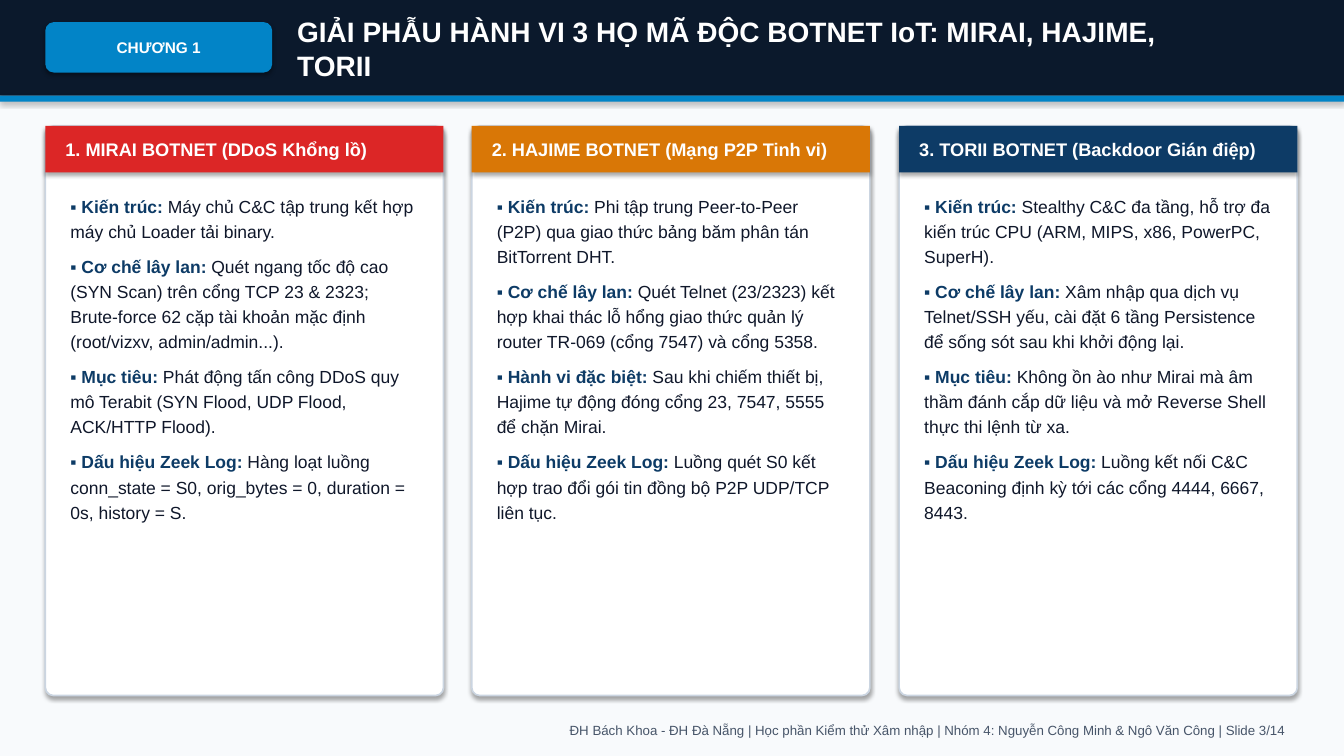
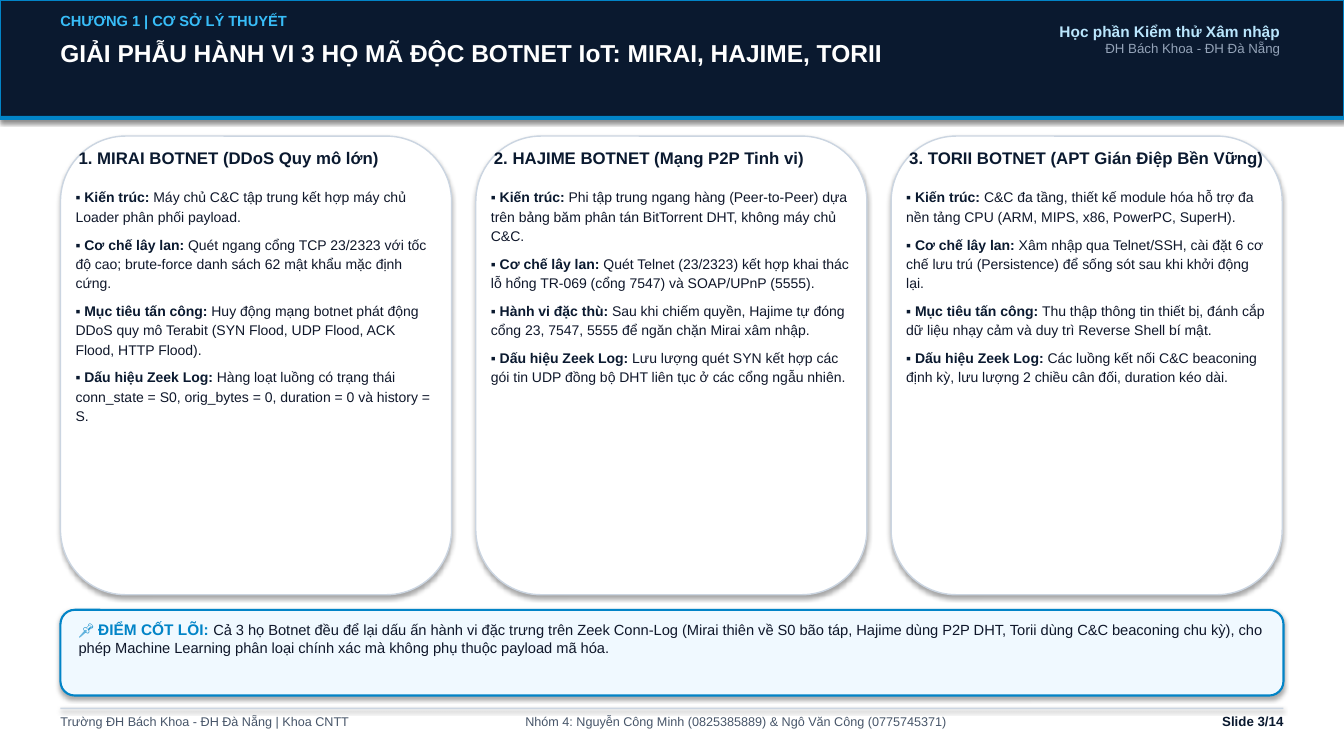
Before and after one commit to vcongggggg/iot-botnet-detection-ml, a slide deck: slide 3 of Slide_Thuyet_Trinh_IoT_Botnet_ML_Nhom4.pptx. Drawn at 1344x756 pixels with LibreOffice and Linux fonts; fonts in the diff are those of the drawing. Boxes give left, top, right and bottom in pixels: in the first picture for what was removed or moved away, otherwise in the second. Text is boxed around its words. In the diff, an @@ line names an element or a change of style, - is before the commit and + after.

```diff
--- a/Slide_Thuyet_Trinh_IoT_Botnet_ML_Nhom4.pptx
+++ b/Slide_Thuyet_Trinh_IoT_Botnet_ML_Nhom4.pptx
@@ background #F8FAFC to #FFFFFF @@
@@ rectangle: place and size @@
-rectangle at <box>0,0,1344,96</box>
+rectangle at <box>0,0,1344,119</box>
@@ rectangle at <box>0,0,1344,119</box>: fill #0B192C to #0A192F; outline none to #0284C7 1.5 pt @@
@@ text at <box>60,14,286,26</box>: text changed; size 11 to 10.5 pt; text colour #FFFFFF to #38BDF8 @@
-CHƯƠNG 1
+CHƯƠNG 1 | CƠ SỞ LÝ THUYẾT
@@ text "CHƯƠNG 1 | CƠ SỞ ...": place and size @@
-text "CHƯƠNG 1 | CƠ SỞ ..." at <box>45,22,272,73</box>
+text "CHƯƠNG 1 | CƠ SỞ ..." at <box>60,14,286,26</box>
@@ text "CHƯƠNG 1 | CƠ SỞ ..." at <box>60,14,286,26</box>: vertical alignment middle to top; fill #0284C7 to none; shadow off @@
@@ text at <box>1059,25,1280,56</box>: text changed; size 9.5 to 11 pt; text colour #475569 to #BAE6FD; bold on @@
-ĐH Bách Khoa - ĐH Đà Nẵng | Học phần Kiểm thử Xâm nhập | Nhóm 4: Nguyễn Công Minh & Ngô Văn Công | Slide 3/14
+Học phần Kiểm thử Xâm nhập
+ĐH Bách Khoa - ĐH Đà Nẵng
@@ text "GIẢI PHẪU HÀNH VI 3 ...": place and size @@
-text "GIẢI PHẪU HÀNH VI 3 ..." at <box>297,20,1155,77</box>
+text "GIẢI PHẪU HÀNH VI 3 ..." at <box>60,43,882,67</box>
@@ text "GIẢI PHẪU HÀNH VI 3 ..." at <box>60,43,882,67</box>: size 20 to 17.5 pt; vertical alignment middle to top @@
@@ rectangle: place and size @@
-rectangle at <box>0,96,1344,102</box>
+rectangle at <box>0,116,1344,120</box>
@@ rounded rectangle: place and size @@
-rounded rectangle at <box>45,126,444,696</box>
+rounded rectangle at <box>60,136,452,595</box>
@@ text "1. MIRAI BOTNET (DDoS Quy ...": place and size @@
-text "1. MIRAI BOTNET (DDoS Quy ..." at <box>45,126,444,172</box>
+text "1. MIRAI BOTNET (DDoS Quy ..." at <box>79,151,378,168</box>
@@ text "1. MIRAI BOTNET (DDoS Quy ..." at <box>79,151,378,168</box>: vertical alignment middle to top; fill #DC2626 to none; shadow off @@
@@ rounded rectangle: place and size @@
-rounded rectangle at <box>472,126,870,696</box>
+rounded rectangle at <box>476,136,867,595</box>
@@ text "2. HAJIME BOTNET (Mạng P2P ...": place and size @@
-text "2. HAJIME BOTNET (Mạng P2P ..." at <box>472,126,870,172</box>
+text "2. HAJIME BOTNET (Mạng P2P ..." at <box>494,151,804,168</box>
@@ text "2. HAJIME BOTNET (Mạng P2P ..." at <box>494,151,804,168</box>: size 13 to 12 pt, text colour #FFFFFF to #0A192F; vertical alignment middle to top; fill #D97706 to none; shadow off @@
@@ outline #CBD5E1 1.2 pt to #CBD5E1 1 pt; proportions changed in 3 elements at <box>476,136,867,595</box>, <box>60,136,452,595</box>, <box>891,136,1282,595</box> @@
@@ rounded rectangle: place and size @@
-rounded rectangle at <box>899,126,1298,696</box>
+rounded rectangle at <box>891,136,1282,595</box>
@@ text "3. TORII BOTNET (APT Gián ...": place and size @@
-text "3. TORII BOTNET (APT Gián ..." at <box>899,126,1298,172</box>
+text "3. TORII BOTNET (APT Gián ..." at <box>909,151,1263,168</box>
@@ text "3. TORII BOTNET (APT Gián ..." at <box>909,151,1263,168</box>: vertical alignment middle to top; fill #0D3B66 to none; shadow off @@
@@ text at <box>79,151,378,168</box>: text changed; size 13 to 12 pt; text colour #FFFFFF to #0A192F @@
-1. MIRAI BOTNET (DDoS Khổng lồ)
+1. MIRAI BOTNET (DDoS Quy mô lớn)
@@ text at <box>909,151,1263,168</box>: text changed; size 13 to 12 pt; text colour #FFFFFF to #0A192F @@
-3. TORII BOTNET (Backdoor Gián điệp)
+3. TORII BOTNET (APT Gián Điệp Bền Vững)
@@ text at <box>76,191,427,421</box>: text changed; size 12.5 to 10 pt @@
-▪ Kiến trúc: Máy chủ C&C tập trung kết hợp máy chủ Loader tải binary.
-▪ Cơ chế lây lan: Quét ngang tốc độ cao (SYN Scan) trên cổng TCP 23 & 2323; Brute-force 62 cặp tài khoản mặc định (root/vizxv, admin/admin...).
-▪ Mục tiêu: Phát động tấn công DDoS quy mô Terabit (SYN Flood, UDP Flood, ACK/HTTP Flood).
-▪ Dấu hiệu Zeek Log: Hàng loạt luồng conn_state = S0, orig_bytes = 0, duration = 0s, history = S.
+▪ Kiến trúc: Máy chủ C&C tập trung kết hợp máy chủ Loader phân phối payload.
+▪ Cơ chế lây lan: Quét ngang cổng TCP 23/2323 với tốc độ cao; brute-force danh sách 62 mật khẩu mặc định cứng.
+▪ Mục tiêu tấn công: Huy động mạng botnet phát động DDoS quy mô Terabit (SYN Flood, UDP Flood, ACK Flood, HTTP Flood).
+▪ Dấu hiệu Zeek Log: Hàng loạt luồng có trạng thái conn_state = S0, orig_bytes = 0, duration = 0 và history = S.
@@ text at <box>491,191,849,385</box>: text changed; size 12.5 to 10 pt @@
-▪ Kiến trúc: Phi tập trung Peer-to-Peer (P2P) qua giao thức bảng băm phân tán BitTorrent DHT.
-▪ Cơ chế lây lan: Quét Telnet (23/2323) kết hợp khai thác lỗ hổng giao thức quản lý router TR-069 (cổng 7547) và cổng 5358.
-▪ Hành vi đặc biệt: Sau khi chiếm thiết bị, Hajime tự động đóng cổng 23, 7547, 5555 để chặn Mirai.
-▪ Dấu hiệu Zeek Log: Luồng quét S0 kết hợp trao đổi gói tin đồng bộ P2P UDP/TCP liên tục.
+▪ Kiến trúc: Phi tập trung ngang hàng (Peer-to-Peer) dựa trên bảng băm phân tán BitTorrent DHT, không máy chủ C&C.
+▪ Cơ chế lây lan: Quét Telnet (23/2323) kết hợp khai thác lỗ hổng TR-069 (cổng 7547) và SOAP/UPnP (5555).
+▪ Hành vi đặc thù: Sau khi chiếm quyền, Hajime tự đóng cổng 23, 7547, 5555 để ngăn chặn Mirai xâm nhập.
+▪ Dấu hiệu Zeek Log: Lưu lượng quét SYN kết hợp các gói tin UDP đồng bộ DHT liên tục ở các cổng ngẫu nhiên.
@@ text at <box>906,191,1265,385</box>: text changed; size 12.5 to 10 pt @@
-▪ Kiến trúc: Stealthy C&C đa tầng, hỗ trợ đa kiến trúc CPU (ARM, MIPS, x86, PowerPC, SuperH).
-▪ Cơ chế lây lan: Xâm nhập qua dịch vụ Telnet/SSH yếu, cài đặt 6 tầng Persistence để sống sót sau khi khởi động lại.
-▪ Mục tiêu: Không ồn ào như Mirai mà âm thầm đánh cắp dữ liệu và mở Reverse Shell thực thi lệnh từ xa.
-▪ Dấu hiệu Zeek Log: Luồng kết nối C&C Beaconing định kỳ tới các cổng 4444, 6667, 8443.
+▪ Kiến trúc: C&C đa tầng, thiết kế module hóa hỗ trợ đa nền tảng CPU (ARM, MIPS, x86, PowerPC, SuperH).
+▪ Cơ chế lây lan: Xâm nhập qua Telnet/SSH, cài đặt 6 cơ chế lưu trú (Persistence) để sống sót sau khi khởi động lại.
+▪ Mục tiêu tấn công: Thu thập thông tin thiết bị, đánh cắp dữ liệu nhạy cảm và duy trì Reverse Shell bí mật.
+▪ Dấu hiệu Zeek Log: Các luồng kết nối C&C beaconing định kỳ, lưu lượng 2 chiều cân đối, duration kéo dài.
@@ rounded rectangle added at <box>60,610,1284,696</box>, fill #F0F9FF, outline #0284C7 1.5 pt @@
@@ text added at <box>79,622,1263,656</box>, 10.5 pt, text #0F172A @@
+📌 ĐIỂM CỐT LÕI: Cả 3 họ Botnet đều để lại dấu ấn hành vi đặc trưng trên Zeek Conn-Log (Mirai thiên về S0 bão táp, Hajime dùng P2P DHT, Torii dùng C&C beaconing chu kỳ), cho phép Machine Learning phân loại chính xác mà không phụ thuộc payload mã hóa.
@@ rectangle added at <box>60,708,1284,709</box>, fill #CBD5E1 @@
@@ text added at <box>60,716,349,729</box>, 9 pt, text #475569 @@
+Trường ĐH Bách Khoa - ĐH Đà Nẵng | Khoa CNTT
@@ text added at <box>525,716,946,729</box>, 9 pt, text #475569 @@
+Nhóm 4: Nguyễn Công Minh (0825385889) & Ngô Văn Công (0775745371)
@@ text added at <box>1222,716,1284,727</box>, 9.5 pt, text #0A192F, bold @@
+Slide 3/14
```
Also in this commit, not shown: 8 other slides changed, 5 slides added, 5 slides removed, 28 other files.
